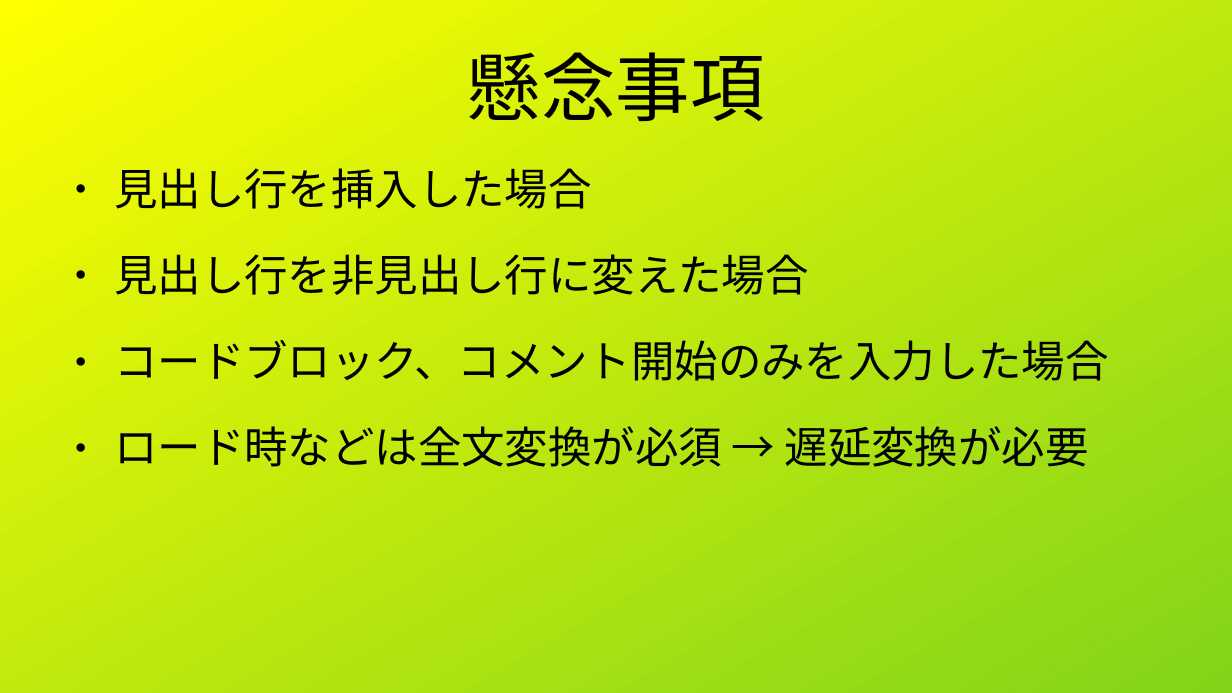
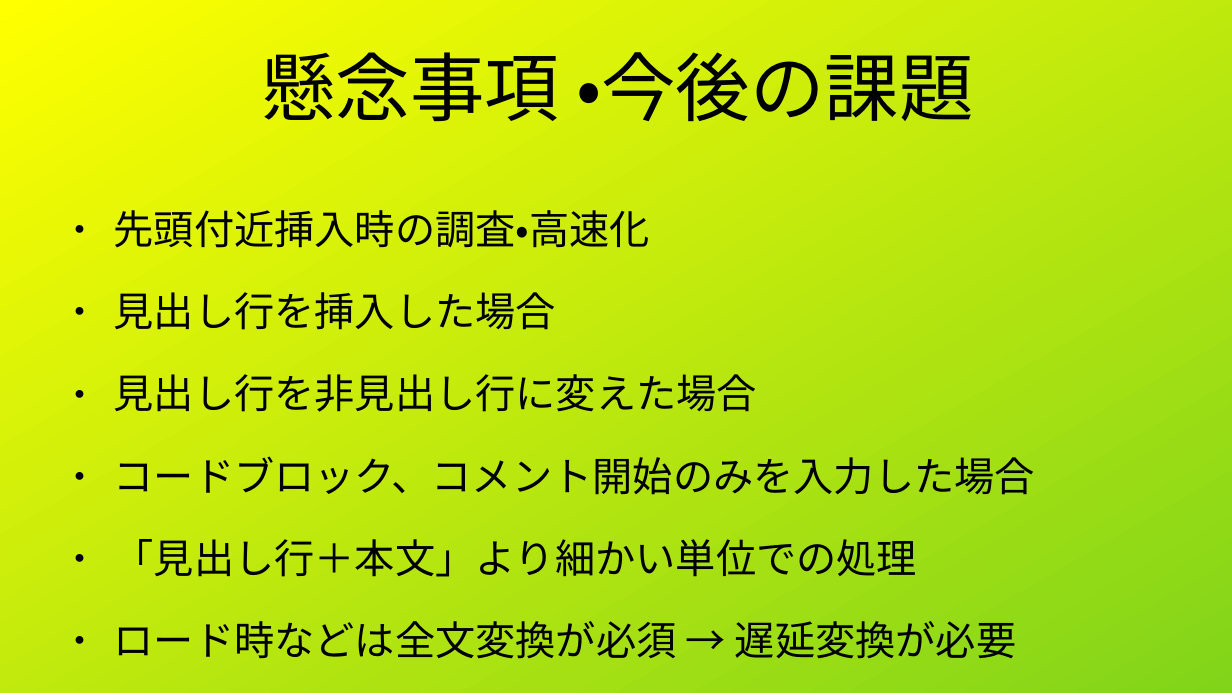
Before and after one commit to vivisuke/viMarkdown, a slide deck: slide 13 of tech/ja/LT20260913/10万行でもサクサク編集.odp (slide 10 before the commit). Drawn at 1232x693 pixels with LibreOffice and Linux fonts; fonts in the diff are those of the drawing. Boxes give left, top, right and bottom in pixels: in the first picture for what was removed or moved away, otherwise in the second. Text is boxed around its words. In the diff, an @@ line names an element or a change of style, - is before the commit and + after.

```diff
--- a/tech/ja/LT20260913/10万行でもサクサク編集.odp
+++ b/tech/ja/LT20260913/10万行でもサクサク編集.odp
@@ title at box(261, 52, 974, 122): text changed @@
-懸念事項
+懸念事項 ・今後の課題
@@ text "先頭付近挿入時の調査・高速化": place and size @@
-text "先頭付近挿入時の調査・高速化" at box(114, 168, 1108, 467)
+text "先頭付近挿入時の調査・高速化" at box(114, 210, 1035, 659)
@@ text at box(114, 210, 650, 248): paragraph added @@
+● 先頭付近挿入時の調査・高速化
@@ text at box(114, 292, 1035, 659): size 28 to 25.9 pt in "見出し行を挿入した場合", "見出し行を非見出し行に変えた場合", "コードブロック、コメント開始のみを入力した場合", "ロード時などは全文変換が必須 → 遅延変換が必要" @@
@@ text at box(114, 539, 918, 577): paragraph added @@
+● 「見出し行＋本文」より細かい単位での処理
```
Also in this commit, not shown: 5 other slides changed, 6 slides added, 2 slides removed, 9 other files.
